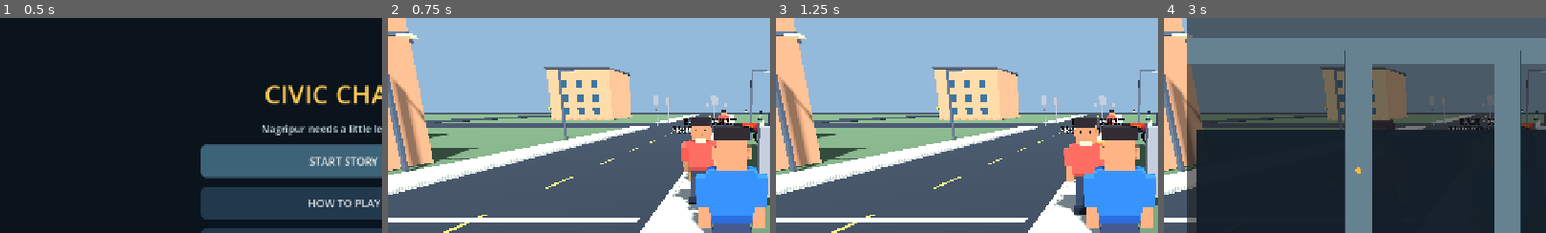
Above: before the commit, frames 1-4 (left to right).
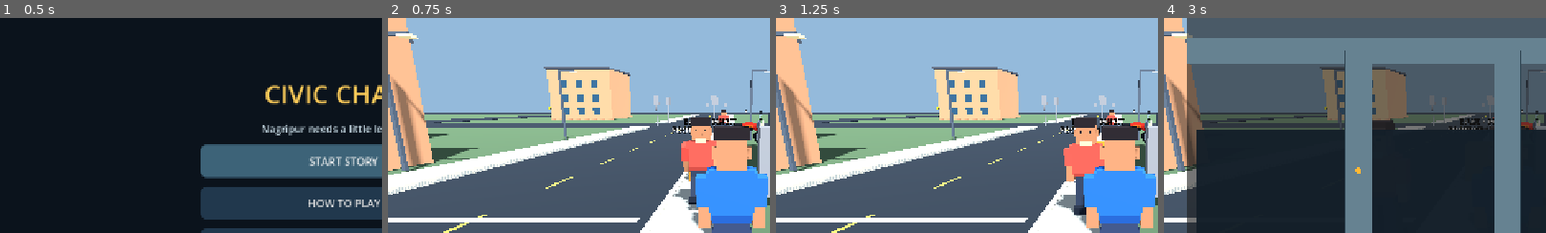
Above: after the commit, the same moments.

Repository: gauravprajapat-23/civic-chaos
Game: Godot game, scene res://scenes/core/menu.tscn
The game is run twice, just before and just after one commit, with the same random seed, the same clock (stepped at 60 frames per second) and the same inputs.
Inputs:
- Up to frame 1 (0.5 s): no input
- Up to frame 2 (0.75 s): click "START STORY" at 0.5 s
- Up to frame 3 (1.25 s): no input
- Up to frame 4 (3 s): click "MAP" at 1.25 s; click "−" at 2 s; click "+" at 2.75 s
The pictures show only the part of the screen within x 5-55%, y 15-65%; the shares and areas given below are measured in that part.

Frame 1 is identical in both runs. In frame 2, less than 0.1% of the frame differs, in the area x 89-98%, y 46-54%; in frame 3, less than 0.1%; in frame 4, less than 0.1%.

Commit message:
VEHICLE-RIDE-05C: replace blocky motorcycle silhouette with tubular frame forks grips engine and exhaust

Diff:
--- a/scripts/world/rideable_bike.gd
+++ b/scripts/world/rideable_bike.gd
@@ -102,6 +102,86 @@
         wheel.add_child(disc)
     return wheel
 
+
+## VEHICLE-RIDE-05C: round structural members; visual-only (no physics).
+func _tube(part_name: String, start: Vector3, finish: Vector3,
+        radius: float, color: Color) -> MeshInstance3D:
+    var member := MeshInstance3D.new()
+    member.name = part_name
+    var cylinder := CylinderMesh.new()
+    cylinder.top_radius = radius
+    cylinder.bottom_radius = radius
+    cylinder.height = start.distance_to(finish)
+    cylinder.radial_segments = 10
+    member.mesh = cylinder
+    member.position = (start + finish) * 0.5
+    member.basis = Basis(Quaternion(Vector3.UP, (finish - start).normalized()))
+    var paint := StandardMaterial3D.new()
+    paint.albedo_color = color
+    paint.metallic = 0.5
+    paint.roughness = 0.43
+    member.material_override = paint
+    _visual_rig.add_child(member)
+    return member
+
+func _design_05c_geometry() -> void:
+    var steel := Color(0.57, 0.62, 0.69)
+    var frame_color := Color(0.11, 0.15, 0.19)
+    var rubber := Color(0.08, 0.09, 0.10)
+    var paint := Color(0.77, 0.14, 0.10)
+    # Hide the old blocky placeholders, preserving node identity for
+    # legacy tests; structural parts below supply the visible silhouette.
+    for part_name in ["Fork", "Handlebar", "Chassis", "EngineBlock",
+            "ExhaustPipe", "ExhaustTip"]:
+        var old := _visual_rig.get_node_or_null(part_name) as MeshInstance3D
+        if old != null:
+            old.visible = false
+    for side in [-1.0, 1.0]:
+        var sign_side: int = int(side)
+        var x: float = side * 0.23
+        _tube("FrameSpine_%d" % sign_side, Vector3(x, 0.75, 0.73),
+            Vector3(x, 1.15, -0.38), 0.052, frame_color)
+        _tube("FrameCradle_%d" % sign_side, Vector3(x, 0.75, 0.73),
+            Vector3(x, 0.64, -0.27), 0.044, steel)
+        _tube("RearSwingarm_%d" % sign_side, Vector3(x, 0.65, 0.30),
+            Vector3(x, 0.43, 0.85), 0.063, frame_color)
+        _tube("FrontForkStanchion_%d" % sign_side,
+            Vector3(side * 0.18, 1.43, -0.83),
+            Vector3(side * 0.18, 0.43, -0.95), 0.055, steel)
+        _tube("FrontForkLower_%d" % sign_side,
+            Vector3(side * 0.18, 0.78, -0.91),
+            Vector3(side * 0.18, 0.43, -0.95), 0.078, frame_color)
+        _tube("HandlebarRise_%d" % sign_side,
+            Vector3(side * 0.18, 1.42, -0.90),
+            Vector3(side * 0.30, 1.53, -0.92), 0.038, steel)
+        _tube("HandlebarGrip_%d" % sign_side,
+            Vector3(side * 0.30, 1.53, -0.92),
+            Vector3(side * 0.50, 1.53, -0.92), 0.055, rubber)
+        _tube("BrakeLever_%d" % sign_side,
+            Vector3(side * 0.37, 1.51, -1.00),
+            Vector3(side * 0.55, 1.49, -1.04), 0.014, steel)
+        _tube("ExhaustHeader_%d" % sign_side,
+            Vector3(side * 0.29, 0.69, -0.20),
+            Vector3(side * 0.37, 0.52, 0.55), 0.055, steel)
+        _tube("ExhaustCan_%d" % sign_side,
+            Vector3(side * 0.37, 0.53, 0.53),
+            Vector3(side * 0.37, 0.54, 1.12), 0.105, frame_color)
+    _tube("HandlebarCrossbar", Vector3(-0.30, 1.53, -0.92),
+        Vector3(0.30, 1.53, -0.92), 0.04, steel)
+    _tube("TripleClamp", Vector3(-0.23, 1.39, -0.87),
+        Vector3(0.23, 1.39, -0.87), 0.07, steel)
+    _tube("EngineCylinder", Vector3(0, 0.61, -0.10),
+        Vector3(0, 1.04, -0.10), 0.23, steel)
+    for fin in range(5):
+        _tube("EngineFin_%d" % fin,
+            Vector3(-0.29, 0.72 + float(fin) * 0.065, -0.10),
+            Vector3(0.29, 0.72 + float(fin) * 0.065, -0.10),
+            0.026, frame_color)
+    _tube("TankCenterRidge", Vector3(0, 1.32, -0.50),
+        Vector3(0, 1.32, 0.05), 0.038, paint)
+    _tube("RearSubframe", Vector3(-0.23, 1.10, 0.92),
+        Vector3(0.23, 1.10, 0.92), 0.05, steel)
+
 func _make_visuals() -> void:
     var shape := CollisionShape3D.new()
     shape.name = "InteractionShape"
@@ -129,6 +209,7 @@
         Color(1.0, 0.12, 0.07))
     _headlamp = _visual_rig.get_node_or_null("Headlight") as MeshInstance3D
     _enhance_motorcycle_body()
+    _design_05c_geometry()
     _assemble_steering_fork()
     _ride_label = Label3D.new()
     _ride_label.name = "BikeHint"
@@ -192,7 +273,13 @@
         "FrontWheel", "Fork", "Handlebar", "Headlight",
         "FrontMudguard", "FrontNumberPlate",
         "MirrorStem_-1", "MirrorStem_1",
-        "MirrorGlass_-1", "MirrorGlass_1"
+        "MirrorGlass_-1", "MirrorGlass_1",
+        "HandlebarCrossbar", "TripleClamp",
+        "FrontForkStanchion_-1", "FrontForkStanchion_1",
+        "FrontForkLower_-1", "FrontForkLower_1",
+        "HandlebarRise_-1", "HandlebarRise_1",
+        "HandlebarGrip_-1", "HandlebarGrip_1",
+        "BrakeLever_-1", "BrakeLever_1"
     ]
     for part_name in front_names:
         var part := _visual_rig.get_node_or_null(part_name) as Node3D
